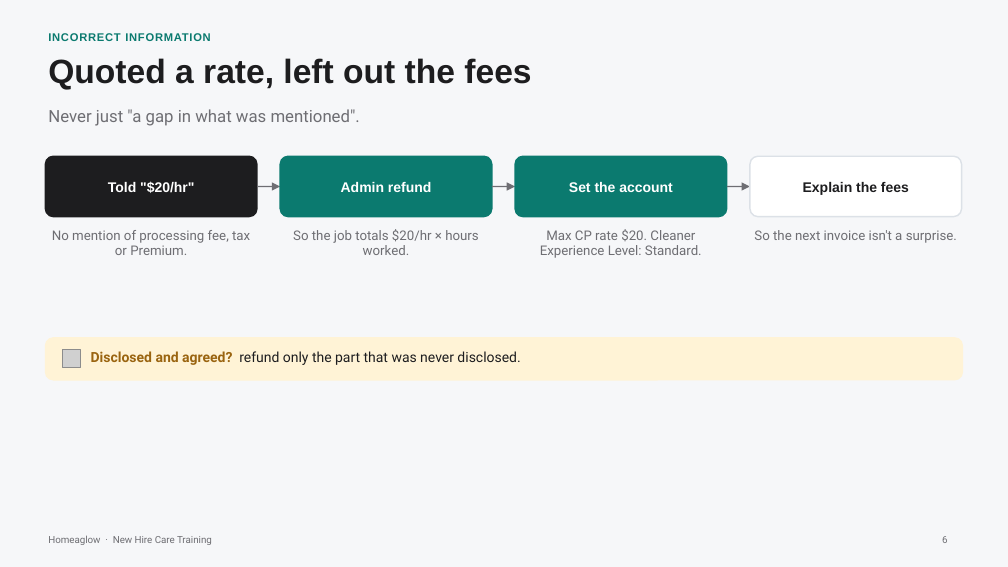
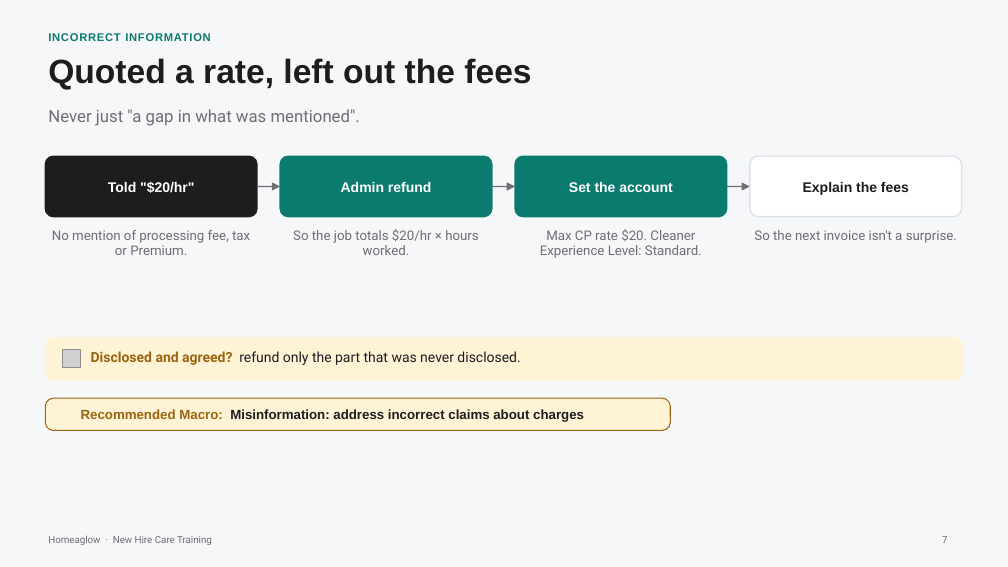
Before and after one commit to anjulimichelle/training, a slide deck: slide 7 of incorrect-info-lmc-lockout/incorrect-info-lmc-lockout.pptx (slide 6 before the commit). Drawn at 1008x567 pixels with LibreOffice and Linux fonts; fonts in the diff are those of the drawing; grey boxes stand for pictures; background and template pictures are left out. Boxes give left, top, right and bottom in pixels: in the first picture for what was removed or moved away, otherwise in the second. Text is boxed around its words. In the diff, an @@ line names an element or a change of style, - is before the commit and + after.

```diff
--- a/incorrect-info-lmc-lockout/incorrect-info-lmc-lockout.pptx
+++ b/incorrect-info-lmc-lockout/incorrect-info-lmc-lockout.pptx
@@ rounded rectangle added at (x1=45, y1=398, x2=670, y2=430), fill #FFF3D6, outline #9A6410 0.75 pt @@
@@ text added at (x1=81, y1=409, x2=584, y2=422), 9.5 pt, text #1D1D1F, bold @@
+Recommended Macro: Misinformation: address incorrect claims about charges
@@ page number at (x1=942, y1=536, x2=948, y2=543): text changed @@
-6
+7
```
Also in this commit, not shown: 1 other slide changed, 1 other file.
